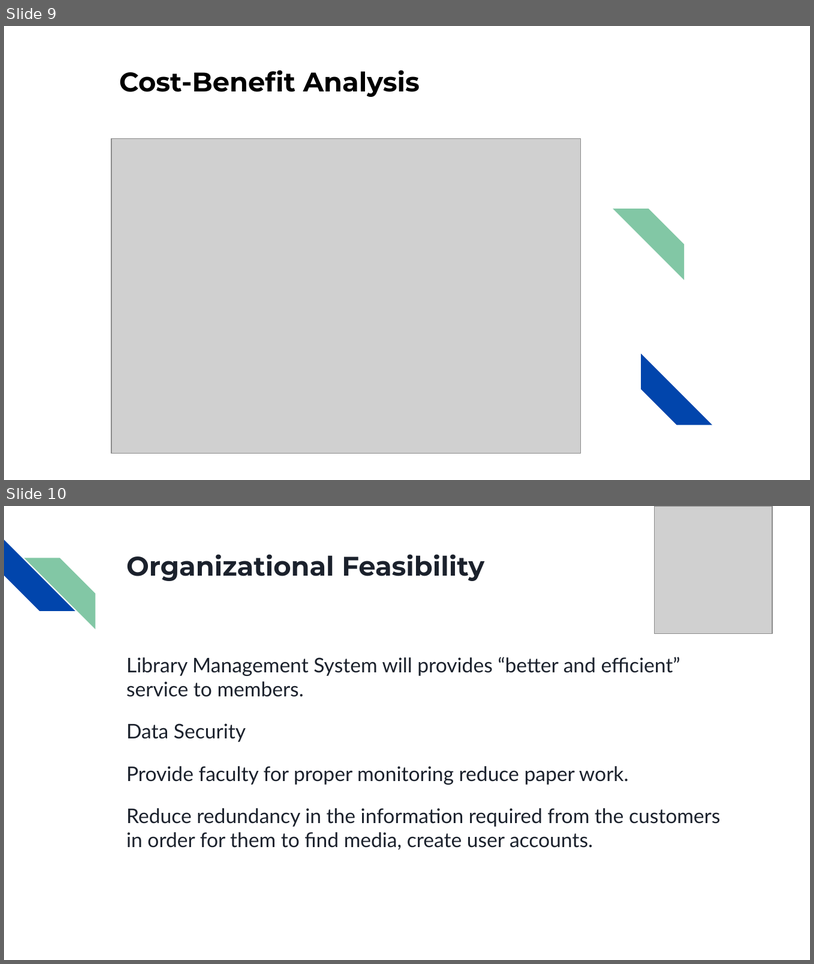
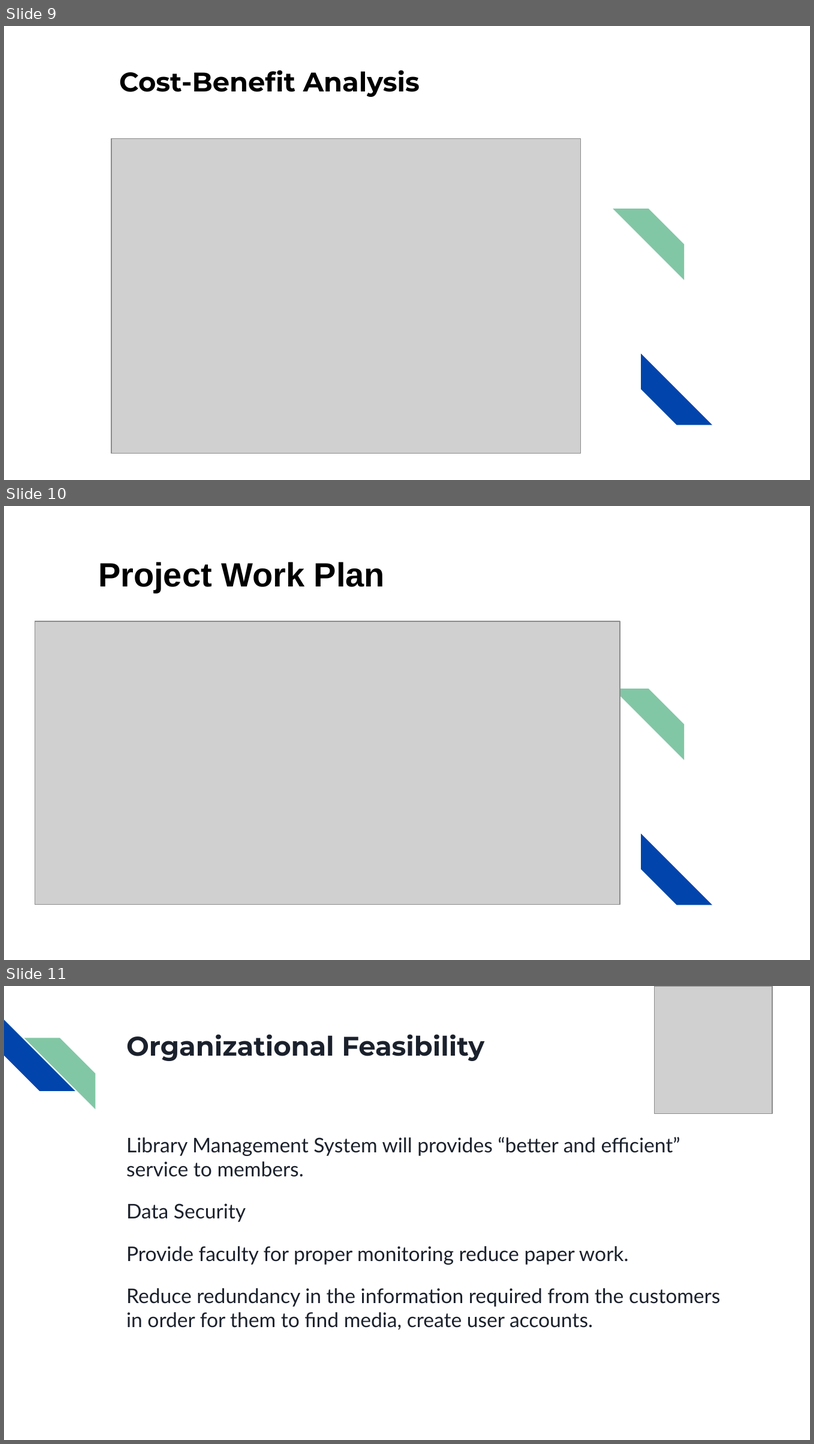
Before and after one commit to jasonspriggs/umbcis436, a slide deck: docs/deliverable1/Library System.odp. Shown one above the other, each under a label of ours: slides 9 and 10 before the commit, slides 9, 10 and 11 after it. The pictures are 814x964 and 814x1444 pixels, drawn with LibreOffice and Linux fonts; fonts in the diff are those of the drawing; grey boxes stand for pictures. Boxes give left, top, right and bottom in pixels: in the first picture for what was removed or moved away, otherwise in the second. Text is boxed around its words. In the diff, an @@ line names an element or a change of style, - is before the commit and + after.

```diff
--- a/docs/deliverable1/Library System.odp
+++ b/docs/deliverable1/Library System.odp
@@ slide 10 added at [4,506,810,960], background #FFFFFF; not listed: 16 template elements that a slide beside it also shows @@
@@ text added at [98,562,385,592], 30 pt, text #000000, bold @@
+Project Work Plan
@@ picture added at [35,621,620,904] @@
@@ what was slide 10 is now slide 11 @@
```
Also in this commit, not shown: 2 other files.
